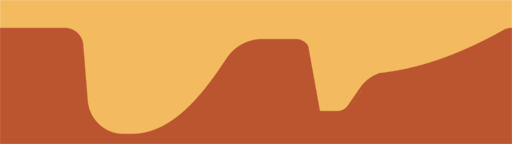
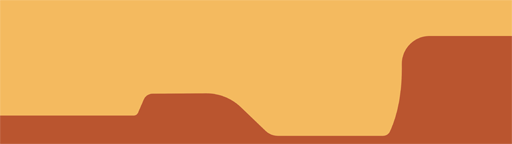
Two versions of the same layered image (512x144). Layer-by-layer changes:
removed group "Minimap" (2 layers) over [0, 0, 512, 144]
removed layer "Relleno de color 1" from group "Minimap" over [0, 27, 512, 144]
renamed "Capa 2" to "Minimapa", moved it out of group "Minimap", painted on it over [0, 0, 512, 144]
